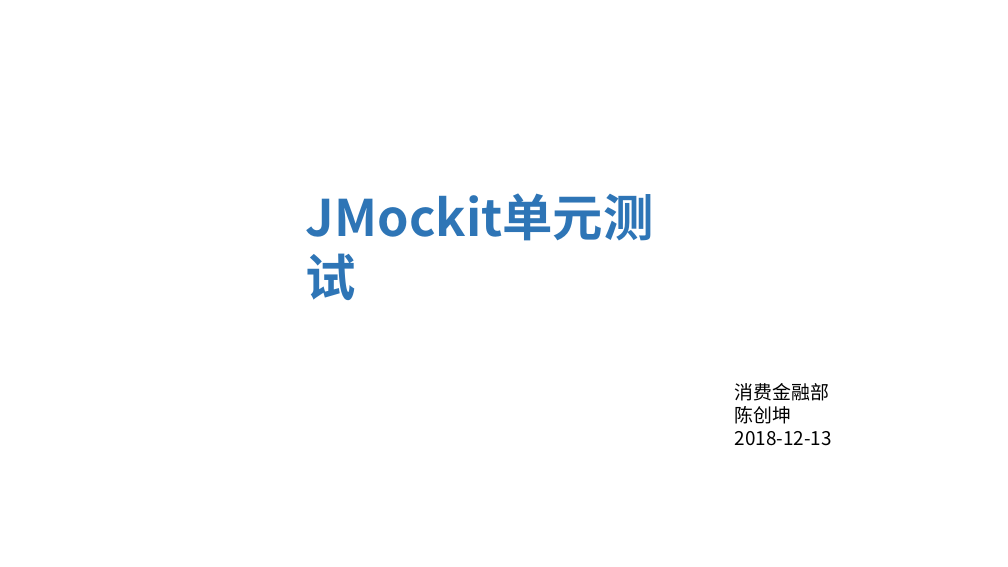
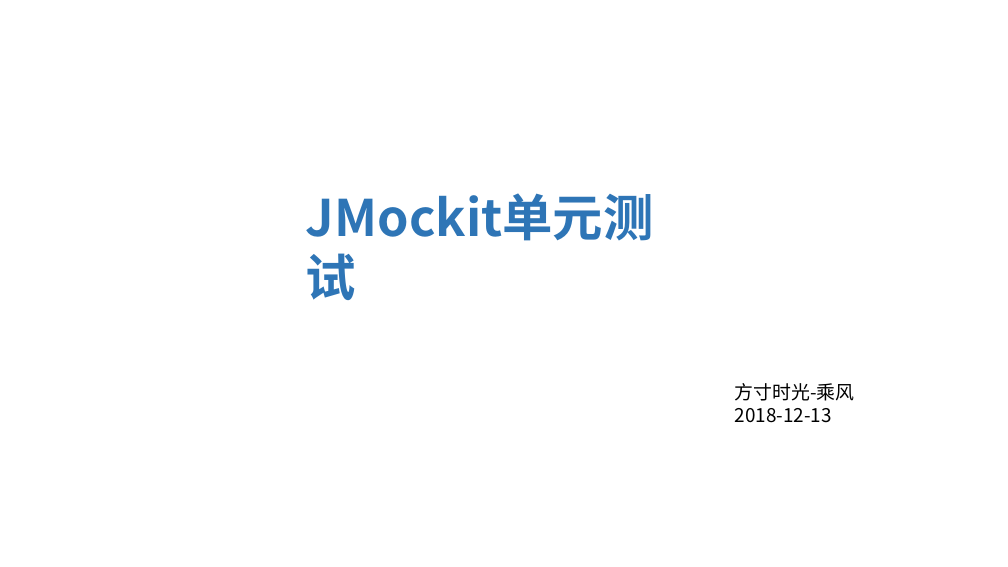
Before and after one commit to ck-jesse/unit-test-demo, a slide deck: slide 1 of doc/JMockit单元测试.pptx (slide 2 before the commit). Drawn at 1008x567 pixels with LibreOffice and Linux fonts; fonts in the diff are those of the drawing. Boxes give left, top, right and bottom in pixels: in the first picture for what was removed or moved away, otherwise in the second. Text is boxed around its words. In the diff, an @@ line names an element or a change of style, - is before the commit and + after.

```diff
--- a/doc/JMockit单元测试.pptx
+++ b/doc/JMockit单元测试.pptx
@@ text at (735,383,855,401): text changed @@
-消费金融部
-陈创坤
+方寸时光-乘风
```
Also in this commit, not shown: 2 slides removed.
